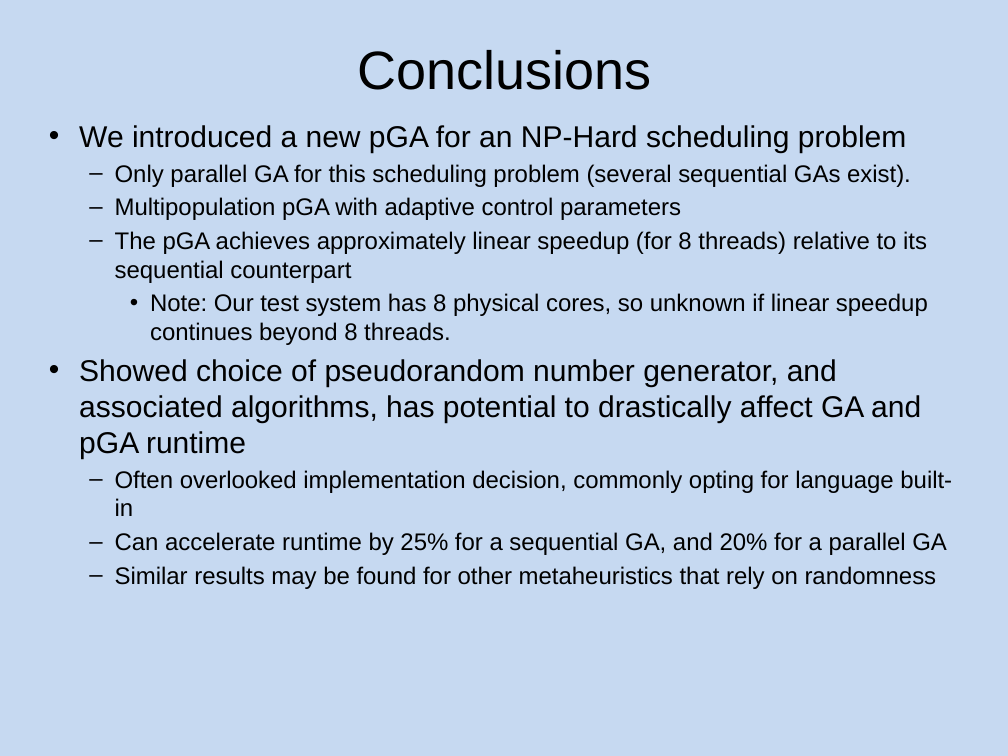
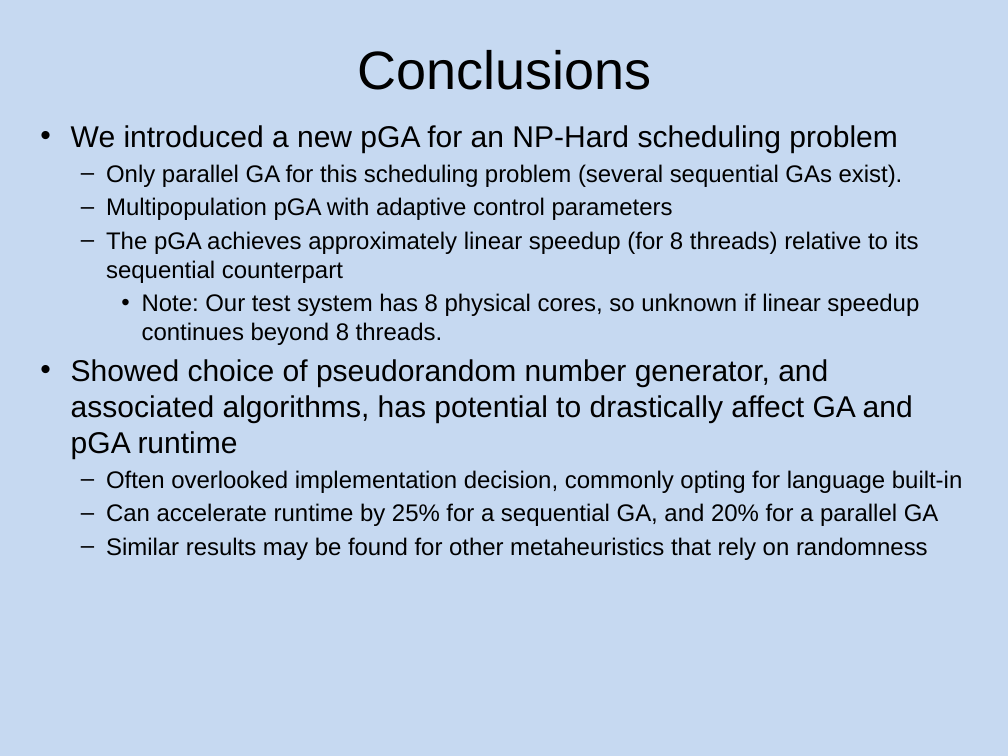
Before and after one commit to cicirello/cicirello.github.io, a slide deck: slide 16 of presentations/FLAIRS-2018-cicirello-standard-dimensions.pptx. Drawn at 1008x756 pixels with LibreOffice and Linux fonts; fonts in the diff are those of the drawing; background and template pictures are left out. Boxes give left, top, right and bottom in pixels: in the first picture for what was removed or moved away, otherwise in the second. Text is boxed around its words. In the diff, an @@ line names an element or a change of style, - is before the commit and + after.

```diff
--- a/presentations/FLAIRS-2018-cicirello-standard-dimensions.pptx
+++ b/presentations/FLAIRS-2018-cicirello-standard-dimensions.pptx
@@ text "We introduced a new pGA ..." rewrapped from [79, 125, 952, 589] to [71, 125, 962, 560] @@
```
Also in this commit, not shown: 3 other slides changed, 1 other file.
